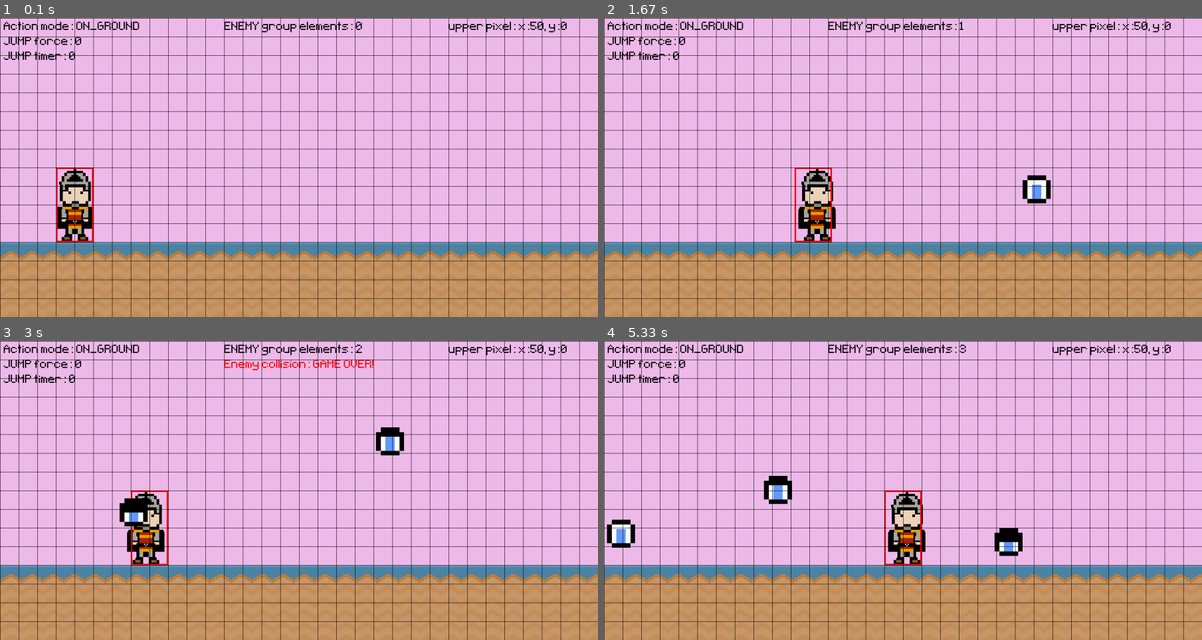
Above: before the commit, frames 1-4 (two rows, left to right).
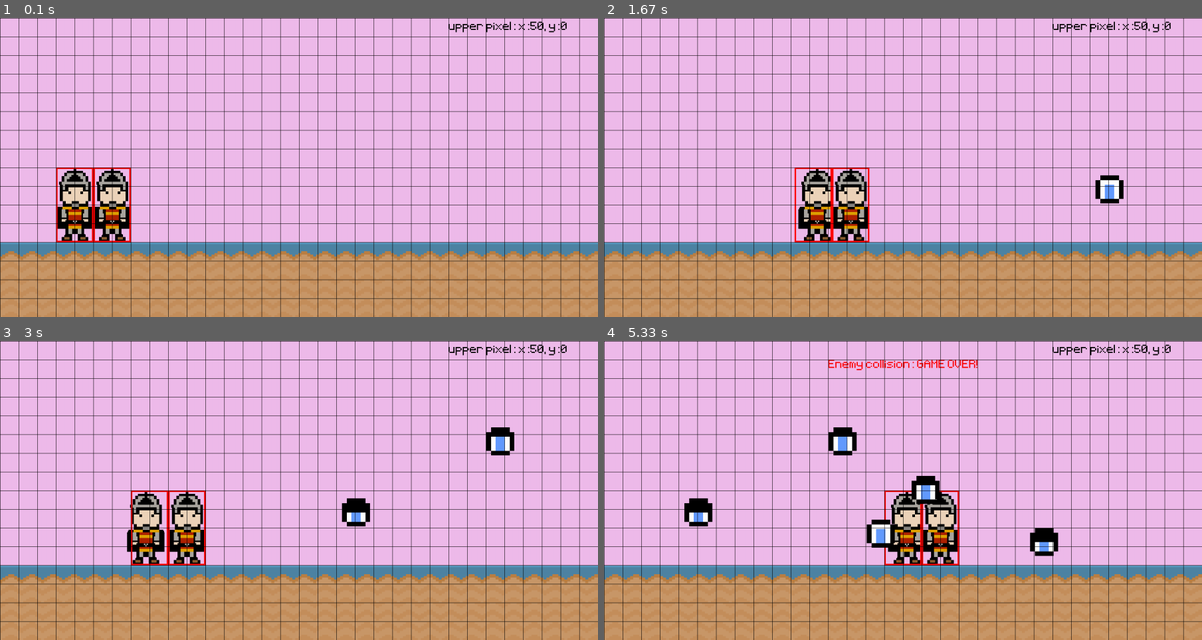
Above: after the commit, the same moments.

Repository: alo40/pygame_pininos
Game: pygame game, started from main_pininos.py
Same seed, same stepped clock (60 frames per second), same inputs: the game is played once before the commit and once after it.
Inputs:
- Up to frame 1 (0.1 s): no input
- Up to frame 2 (1.67 s): hold Right 0.33-0.8 s; hold Right 0.83-1.3 s; hold Left from 1.33 s (still down)
- Up to frame 3 (3 s): release Left at 1.87 s; hold Down 1.9-2.2 s; hold Left 2.23-2.63 s; hold Right from 2.67 s (still down)
- Up to frame 4 (5.33 s): release Right at 3.3 s; hold Down 3.33-3.7 s; hold Left 3.73-4.2 s; hold Right 4.23-4.7 s; hold Right 4.73-5.2 s; hold Left from 5.23 s (still down)

The runs differ from the first frame. In frame 1, 2.2% of the frame differs, in the area x 0-61%, y 1-76%; in frame 2, 3.1%; in frame 3, 4.2%; in frame 4, 5.7%, in the area x 0-76%, y 1-76%.

Commit message:
testing dynamic hero rect size (cropping image)

Diff:
--- a/main_pininos.py
+++ b/main_pininos.py
@@ -67,9 +67,9 @@
         self.jumping()
 
         # update image.rect based on the pixel art (in testing)
-        self.draw_boundaries()
         self.locate_upper_pixel()
         self.resize_rect()
+        self.draw_boundaries()
 
     def standing(self):
 
@@ -167,12 +167,32 @@
 
     def resize_rect(self):
 
-        # resize hero rectangle
-        self.rect.height = self.rect_original_height - self.upper_pixel_y
+        # # resize hero rectangle
+        # self.rect.height = self.rect_original_height - self.upper_pixel_y
 
         # readjust the image bottom
-        if not self.action == Action.JUMPING:
-            self.rect.bottom = self.rect_original_bottom - self.upper_pixel_y
+        # if not self.action == Action.JUMPING:
+           # self.rect.bottom = self.rect_original_bottom - self.upper_pixel_y
+           # self.rect.top = 400 + self.upper_pixel_y
+
+        # crop image
+        cropped_rect = pg.Rect(0,  # left
+                               0 + self.upper_pixel_y,  # top
+                               100,  # width
+                               200 - self.upper_pixel_y)  # height
+        cropped_image = self.image.subsurface(cropped_rect)
+        cropped_rect = cropped_image.get_rect()
+
+        # move coordinates
+        cropped_rect.x = self.rect.x + 100
+        cropped_rect.y = self.rect.y + self.upper_pixel_y
+        screen.blit(cropped_image, cropped_rect)
+
+        # draw cropped image boundaries
+        pg.draw.rect(screen, 'Red', pg.Rect(cropped_rect.x,
+                                            cropped_rect.y,
+                                            cropped_rect.width,
+                                            cropped_rect.height), 4)
 
 
 class Enemy(pg.sprite.Sprite):
@@ -181,7 +201,7 @@
         super().__init__()
 
         # parameters
-        self.move_speed = 10
+        self.move_speed = 5
 
         if type == 'enemy_01':
 
@@ -408,21 +428,21 @@
 
     ## LOOP END ########################################################################
 
-    # print hero action on screen
-    text_screen = game_active_font.render(f'Action mode: {hero.sprite.action.name}', False, 'Black')
-    screen.blit(text_screen, (10, 10))
-
-    # print jump force list on screen
-    text_screen = game_active_font.render(f'JUMP force: {hero.sprite.jump_force}', False, 'Black')
-    screen.blit(text_screen, (10, 50))
-
-    # print game score list on screen
-    text_screen = game_active_font.render(f'JUMP timer: {hero.sprite.jump_timer}', False, 'Black')
-    screen.blit(text_screen, (10, 90))
-
-    # print game score list on screen
-    text_screen = game_active_font.render(f'ENEMY group elements: {len(enemy_group.sprites())}', False, 'Black')
-    screen.blit(text_screen, (600, 10))
+    # # print hero action on screen
+    # text_screen = game_active_font.render(f'Action mode: {hero.sprite.action.name}', False, 'Black')
+    # screen.blit(text_screen, (10, 10))
+    #
+    # # print jump force list on screen
+    # text_screen = game_active_font.render(f'JUMP force: {hero.sprite.jump_force}', False, 'Black')
+    # screen.blit(text_screen, (10, 50))
+    #
+    # # print game score list on screen
+    # text_screen = game_active_font.render(f'JUMP timer: {hero.sprite.jump_timer}', False, 'Black')
+    # screen.blit(text_screen, (10, 90))
+    #
+    # # print game score list on screen
+    # text_screen = game_active_font.render(f'ENEMY group elements: {len(enemy_group.sprites())}', False, 'Black')
+    # screen.blit(text_screen, (600, 10))
 
     # # print game score list on screen
     # text_screen = game_active_font.render(f'Score: {game_score}', False, 'Black')
